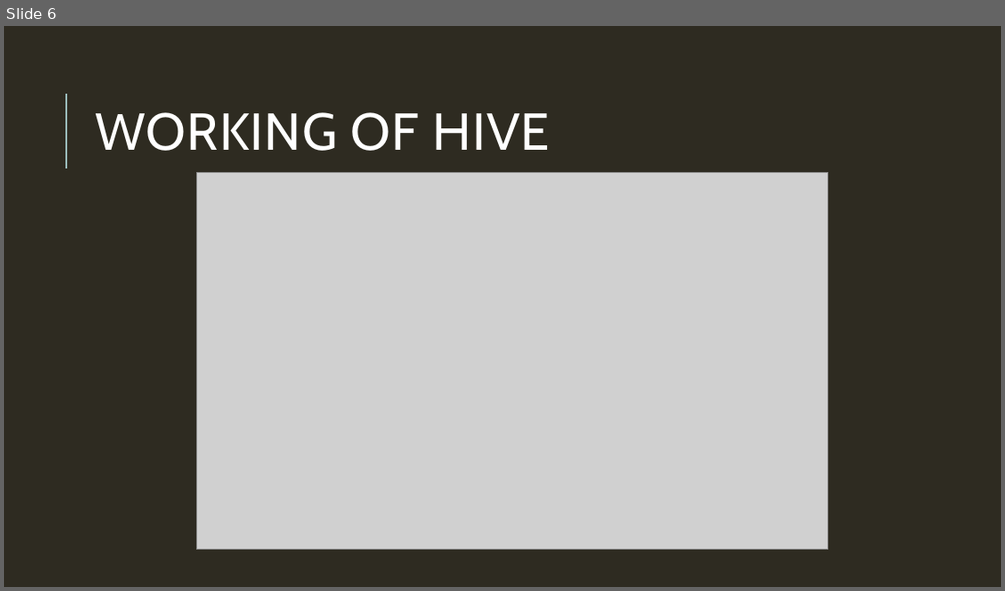
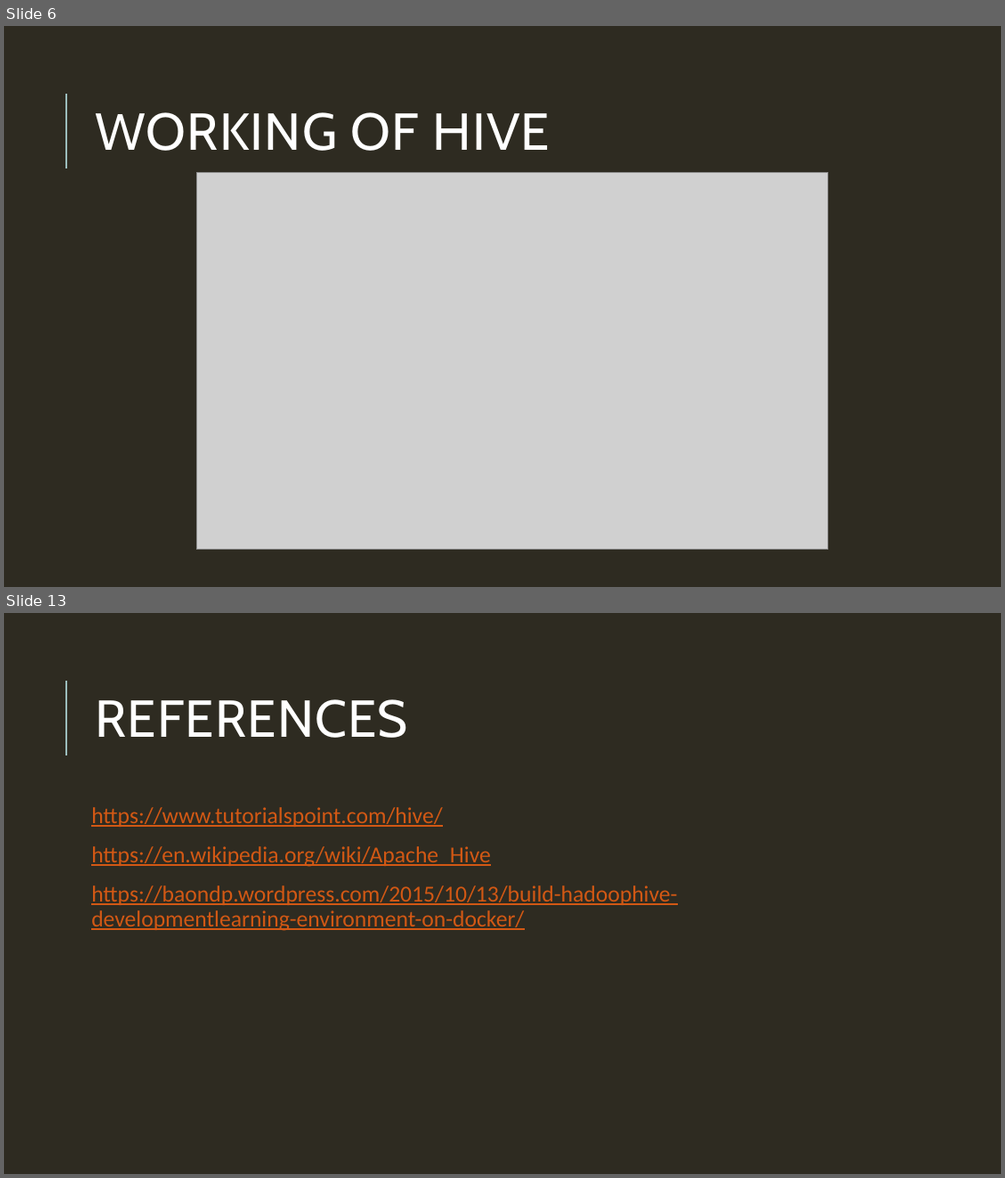
Before and after one commit to Tapadyuti1991/Hadoop-Ecosystem, a slide deck: Introduction to Hive.pptx. Shown one above the other, each under a label of ours: slide 6 before the commit, slides 6 and 13 after it; the slides between them are not shown. The pictures are 1005x591 and 1005x1178 pixels, drawn with LibreOffice and Linux fonts; fonts in the diff are those of the drawing; grey boxes stand for pictures. Boxes give left, top, right and bottom in pixels: in the first picture for what was removed or moved away, otherwise in the second. Text is boxed around its words. In the diff, an @@ line names an element or a change of style, - is before the commit and + after.

```diff
--- a/Introduction to Hive.pptx
+++ b/Introduction to Hive.pptx
@@ slide 13 added at [4, 613, 1001, 1174], background #2E2B21; not listed: 1 template element that a slide beside it also shows @@
@@ title added at [95, 699, 407, 738], 50 pt, text #FFFFFF @@
+REFERENCES
@@ text added at [91, 807, 677, 931], 22 pt, text #D25814, underline @@
+https://www.tutorialspoint.com/hive/
+https://en.wikipedia.org/wiki/Apache_Hive
+https://baondp.wordpress.com/2015/10/13/build-hadoophive-developmentlearning-environment-on-docker/
```
Also in this commit, not shown: 3 slides changed, 7 other slides added, 1 slide removed, 1 other file.
